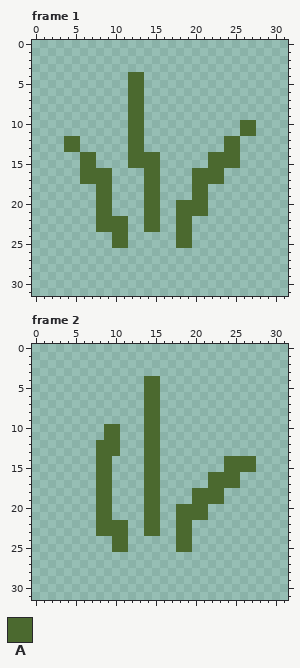
Pixel-art file: assets/sprites/environment/grass1.aseprite. The picture above is the old version.
32x32 pixels, 2 frames. Shown: frame 1, frame 2.
Palette (. is transparent): A #4b692f
And afterwards:
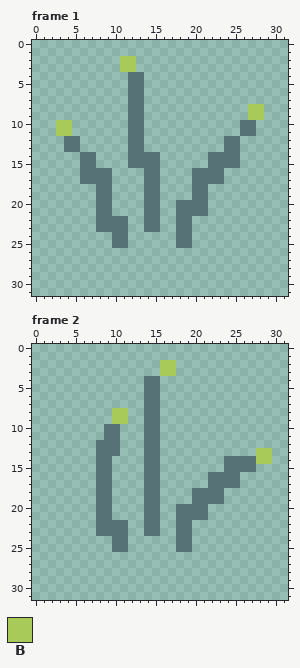
Colours new in this view: B #a8ca58
Diff:
colour A: #4b692f -> #577277
Frame 1:
y 2..3: x 11..12 .. -> BB
y 8..9: x 27..28 .. -> BB
y 10..11: x 3..4 .. -> BB
Frame 2:
y 2..3: x 16..17 .. -> BB
y 8..9: x 10..11 .. -> BB
y 13..14: x 28..29 .. -> BB
Boxes around the changes in both pictures, in picture pixels (x1, y1, x2, y2):
changed: (56, 56, 264, 248)
changed: (96, 360, 272, 552)
